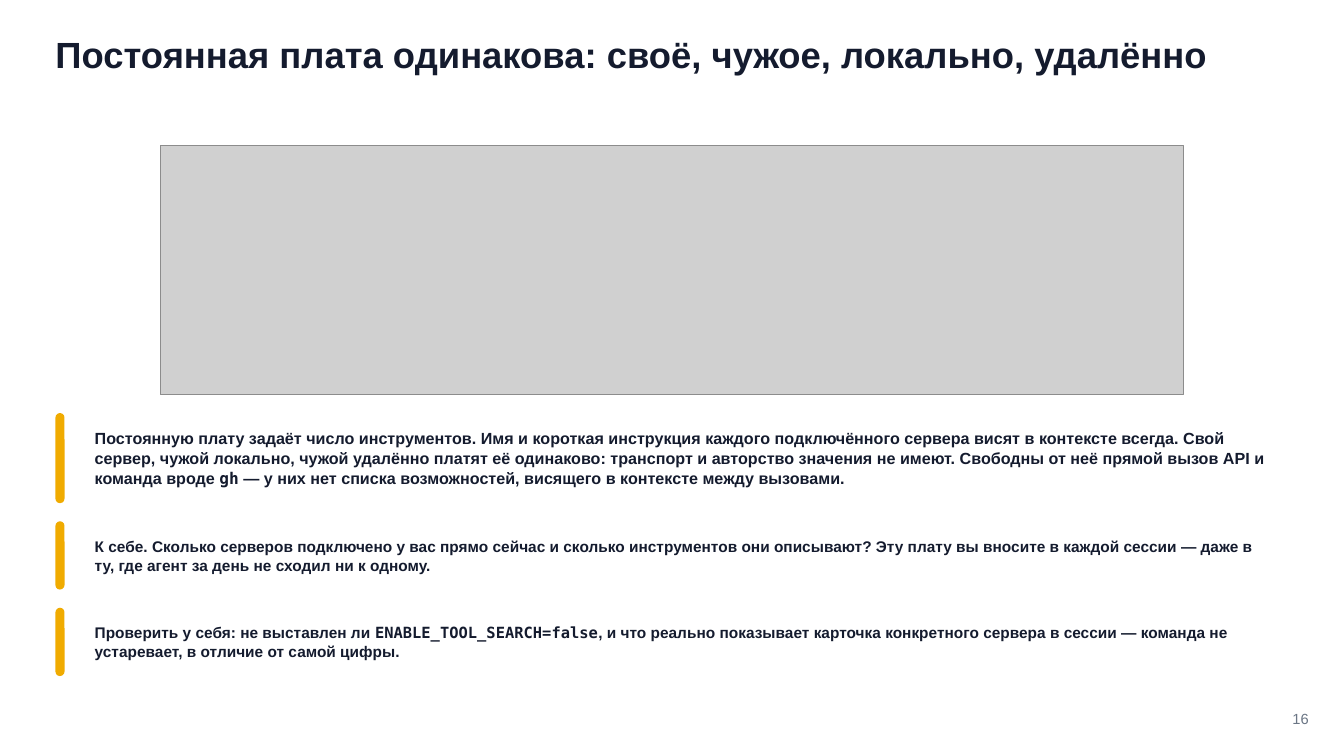
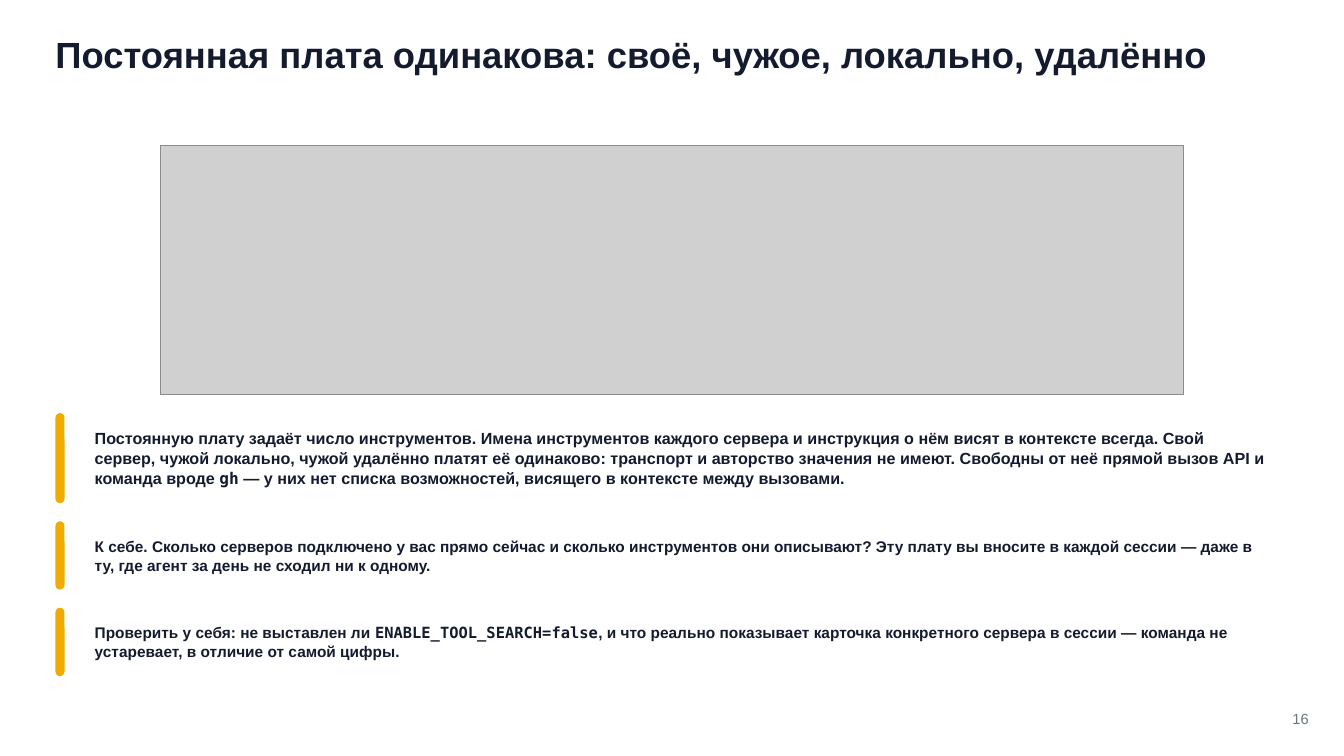
Before and after one commit to tellina-study/AI-usage-lessons, a slide deck: slide 16 of library/seminars/sem-06/rendered/sem-06.pptx. Drawn at 1344x756 pixels with LibreOffice and Linux fonts; fonts in the diff are those of the drawing; grey boxes stand for pictures. Boxes give left, top, right and bottom in pixels: in the first picture for what was removed or moved away, otherwise in the second. Text is boxed around its words. In the diff, an @@ line names an element or a change of style, - is before the commit and + after.

Commit message:
#225 Семинар 6: разведены противоречия про состав контекста при старте — условие названо на обоих экранах, имена инструментов вместо имени сервера

```diff
--- a/library/seminars/sem-06/rendered/sem-06.pptx
+++ b/library/seminars/sem-06/rendered/sem-06.pptx
@@ text at (x1=95, y1=432, x2=1264, y2=488): text changed @@
-Постоянную плату задаёт число инструментов. Имя и короткая инструкция каждого подключённого сервера висят в контексте всегда. Свой сервер, чужой локально, чужой удалённо платят её одинаково: транспорт и авторство значения не имеют. Свободны от неё прямой вызов API и команда вроде gh — у них нет списка возможностей, висящего в контексте между вызовами.
+Постоянную плату задаёт число инструментов. Имена инструментов каждого сервера и инструкция о нём висят в контексте всегда. Свой сервер, чужой локально, чужой удалённо платят её одинаково: транспорт и авторство значения не имеют. Свободны от неё прямой вызов API и команда вроде gh — у них нет списка возможностей, висящего в контексте между вызовами.
```
Also in this commit, not shown: 11 other files.
